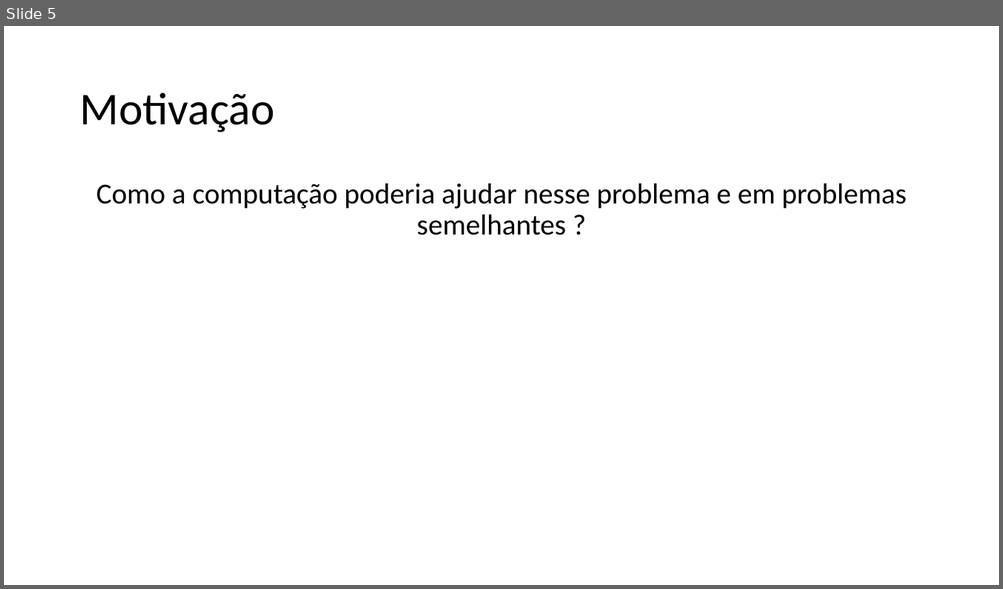
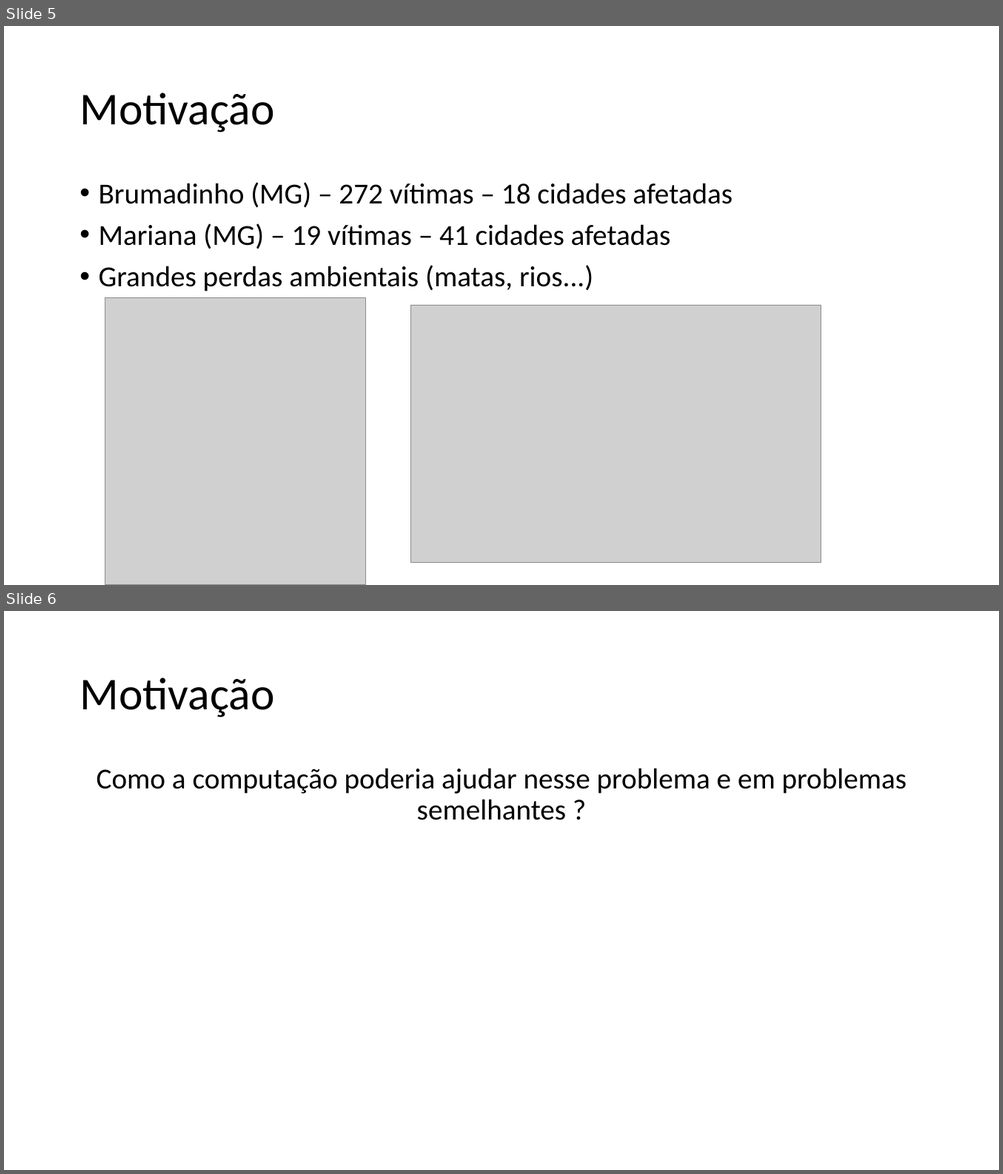
Before and after one commit to TavaresCarlos/TerrainIntelGIS, a slide deck: escrita/seminários/apresentacao.pptx. Shown one above the other, each under a label of ours: slide 5 before the commit, slides 5 and 6 after it. The pictures are 1003x589 and 1003x1174 pixels, drawn with LibreOffice and Linux fonts; fonts in the diff are those of the drawing; grey boxes stand for pictures. Boxes give left, top, right and bottom in pixels: in the first picture for what was removed or moved away, otherwise in the second. Text is boxed around its words. In the diff, an @@ line names an element or a change of style, - is before the commit and + after.

```diff
--- a/escrita/seminários/apresentacao.pptx
+++ b/escrita/seminários/apresentacao.pptx
@@ slide 5 added at <box>4,26,999,585</box>, background #FFFFFF @@
@@ title added at <box>79,93,274,133</box>, 44 pt, text #000000 @@
+Motivação
@@ text added at <box>99,182,732,292</box>, 28 pt, text #000000 @@
+• Brumadinho (MG) – 272 vítimas – 18 cidades afetadas
+• Mariana (MG) – 19 vítimas – 41 cidades afetadas
+• Grandes perdas ambientais (matas, rios...)
@@ picture added at <box>105,298,366,585</box> @@
@@ picture added at <box>410,306,821,563</box> @@
@@ what was slide 5 is now slide 6 @@
```
Also in this commit, not shown: 3 slides changed, 7 other files.
